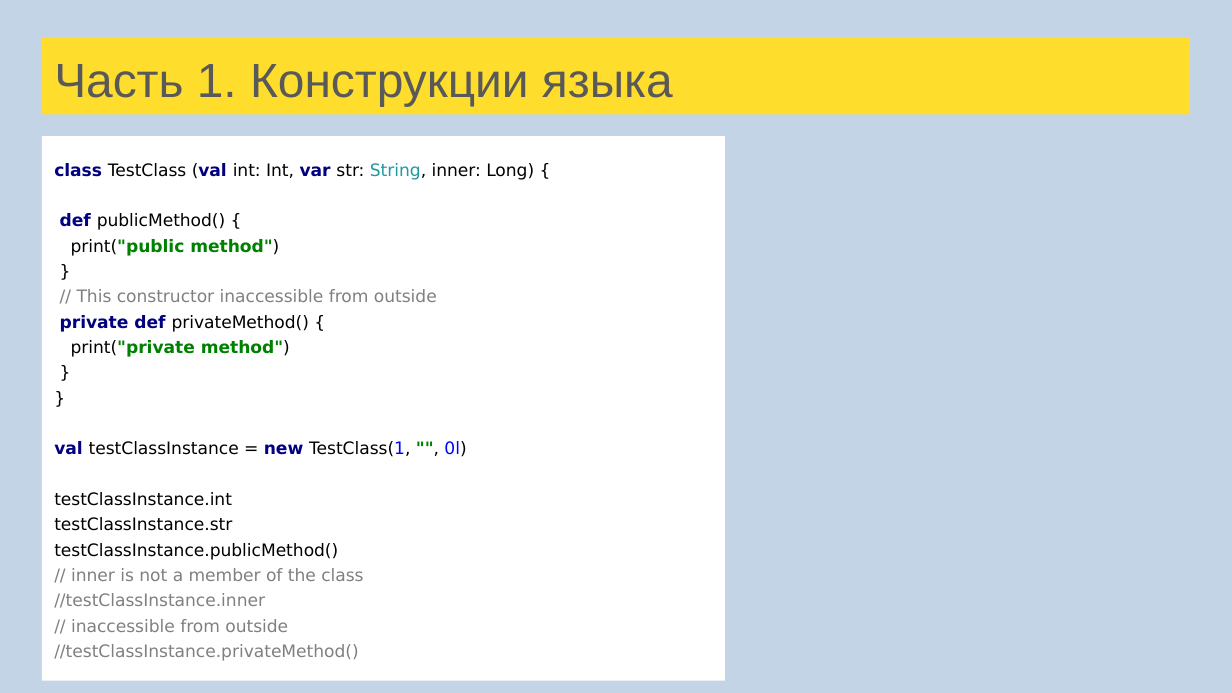
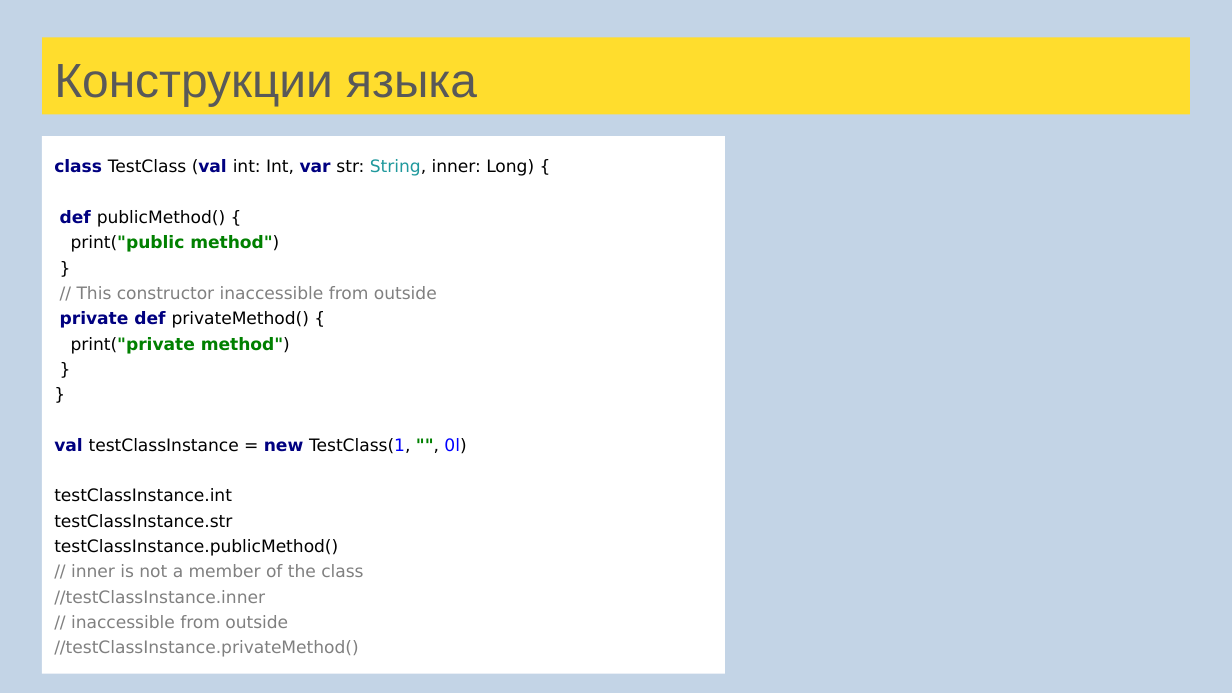
Before and after one commit to sergeypopov83/scala-school, a slide deck: slide 66 of src/main/resources/Лекции Scala для FinTech.pptx. Drawn at 1232x693 pixels with LibreOffice and Linux fonts; fonts in the diff are those of the drawing. Boxes give left, top, right and bottom in pixels: in the first picture for what was removed or moved away, otherwise in the second. Text is boxed around its words. In the diff, an @@ line names an element or a change of style, - is before the commit and + after.

```diff
--- a/src/main/resources/Лекции Scala для FinTech.pptx
+++ b/src/main/resources/Лекции Scala для FinTech.pptx
@@ title at <box>54,64,477,106</box>: text changed @@
-Часть 1. Конструкции языка
+Конструкции языка
@@ rectangle "class TestClass (val int: Int, ...": place and size @@
-rectangle "class TestClass (val int: Int, ..." at <box>42,137,724,681</box>
+rectangle "class TestClass (val int: Int, ..." at <box>42,137,724,674</box>
```
Also in this commit, not shown: 121 other slides changed, 5 slides added, 5 slides removed, 58 other files.
